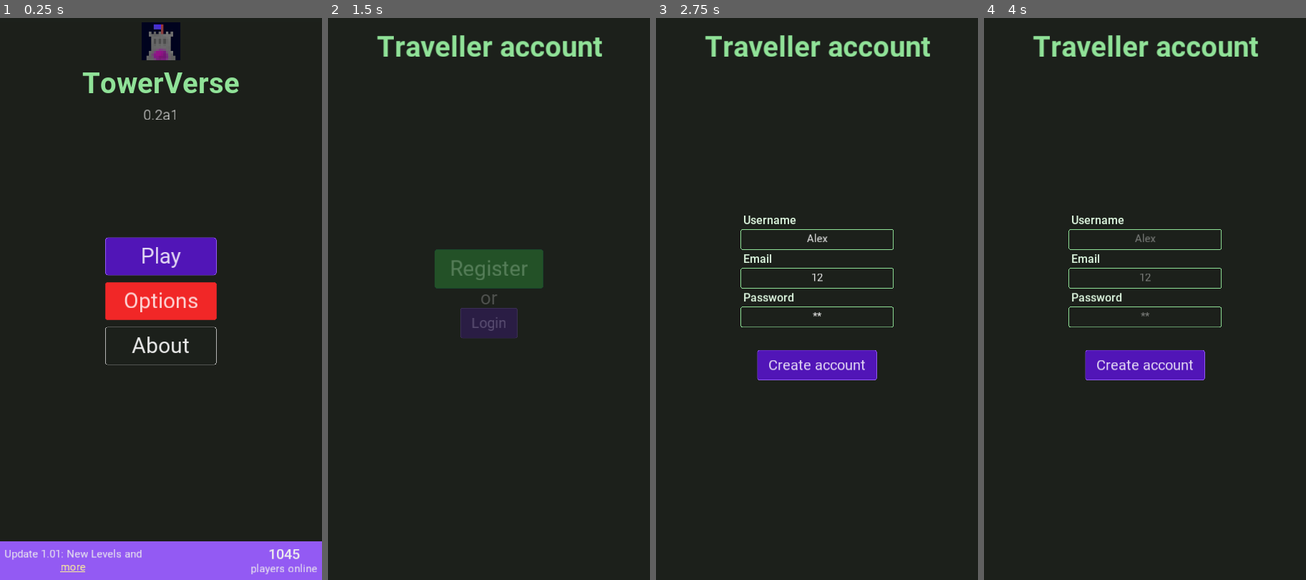
Above: before the commit, frames 1-4 (left to right).
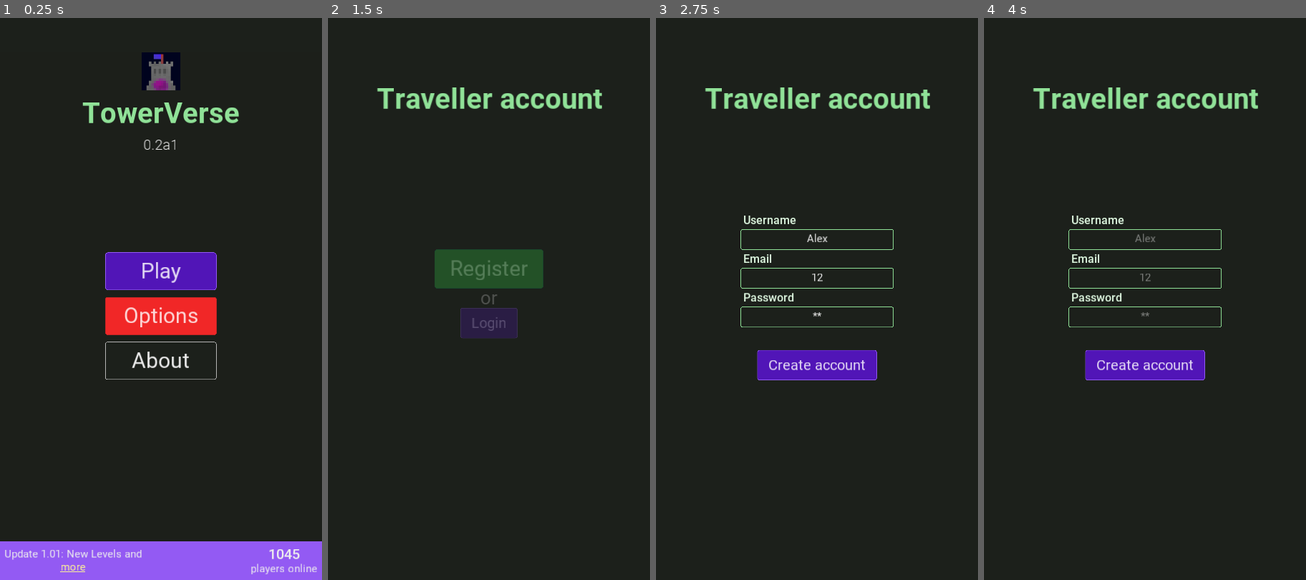
Above: after the commit, the same moments.

Repository: TowerVerse/towerverseandroid
Game: Godot game, scene res://assets/Scenes/StartMenu.tscn
The game is run twice, just before and just after one commit, with the same random seed, the same clock (stepped at 60 frames per second) and the same inputs.
Inputs (mouse positions are in pixels of both pictures, inside the frame that each line leads up to):
- Up to frame 1 (0.25 s): no input
- Up to frame 2 (1.5 s): click "Play" at 0.5 s; click "Register" at 1.25 s
- Up to frame 3 (2.75 s): click (817, 237) at 2.02 s; type "Alex" at 2.1 s; click (817, 276) at 2.25 s; type "12" at 2.33 s; click (817, 315) at 2.48 s; type "12" at 2.57 s
- Up to frame 4 (4 s): click "Create account" at 2.75 s; tap Enter at 3.5 s

The runs differ from the first frame. In frame 1, 7.5% of the frame differs, in the area x 25-75%, y 0-65%; in frame 2, 2.5%; in frame 3, 2.5%; in frame 4, 2.5%.

Commit message:
Change top margin and add Forgot password button

Diff:
--- /dev/null
+++ b/assets/Fonts/button3_font.tres
@@ -0,0 +1,9 @@
+[gd_resource type="DynamicFont" load_steps=2 format=2]
+
+[sub_resource type="DynamicFontData" id=1]
+font_path = "res://assets/Fonts/Roboto-Regular.ttf"
+
+[resource]
+size = 36
+use_filter = true
+font_data = SubResource( 1 )
--- a/assets/Scenes/Account.tscn
+++ b/assets/Scenes/Account.tscn
@@ -1,5 +1,6 @@
-[gd_scene load_steps=15 format=2]
-
+[gd_scene load_steps=16 format=2]
+
+[ext_resource path="res://assets/Fonts/button3_font.tres" type="DynamicFont" id=1]
 [ext_resource path="res://assets/Scripts/Account.gd" type="Script" id=2]
 [ext_resource path="res://assets/Fonts/button2_font.tres" type="DynamicFont" id=5]
 [ext_resource path="res://assets/Fonts/lineedit_font.tres" type="DynamicFont" id=6]
@@ -81,6 +82,9 @@
 anchor_right = 1.0
 anchor_bottom = 1.0
 script = ExtResource( 2 )
+__meta__ = {
+"_edit_use_anchors_": false
+}
 
 [node name="title_container" type="MarginContainer" parent="."]
 anchor_left = 0.5
@@ -88,20 +92,21 @@
 margin_left = -376.0
 margin_right = 376.0
 margin_bottom = 190.0
-custom_constants/margin_top = 76
+custom_constants/margin_top = 250
 __meta__ = {
 "_edit_use_anchors_": false
 }
 
 [node name="title_label" type="Label" parent="title_container"]
-margin_top = 76.0
+margin_top = 250.0
 margin_right = 752.0
-margin_bottom = 190.0
+margin_bottom = 364.0
 custom_fonts/font = SubResource( 2 )
 custom_colors/font_color = Color( 0.564706, 0.886275, 0.596078, 1 )
 text = "Traveller account"
 
 [node name="account_buttons_container" type="VBoxContainer" parent="."]
+visible = false
 anchor_left = 0.5
 anchor_top = 0.5
 anchor_right = 0.5
@@ -328,7 +333,6 @@
 }
 
 [node name="login_container" type="VBoxContainer" parent="."]
-visible = false
 anchor_left = 0.5
 anchor_top = 0.5
 anchor_right = 0.5
@@ -337,16 +341,20 @@
 margin_top = -365.5
 margin_right = 271.5
 margin_bottom = 365.5
-custom_constants/separation = 50
 alignment = 1
 __meta__ = {
 "_edit_use_anchors_": false
 }
 
-[node name="login_error_label" type="Label" parent="login_container"]
-margin_top = 126.0
-margin_right = 543.0
-margin_bottom = 155.0
+[node name="login_error_container" type="MarginContainer" parent="login_container"]
+margin_top = 73.0
+margin_right = 543.0
+margin_bottom = 134.0
+custom_constants/margin_bottom = 18
+
+[node name="label" type="Label" parent="login_container/login_error_container"]
+margin_right = 543.0
+margin_bottom = 43.0
 custom_fonts/font = ExtResource( 7 )
 custom_colors/font_color = Color( 0.980392, 0.305882, 0.305882, 1 )
 align = 1
@@ -358,14 +366,14 @@
 }
 
 [node name="line_edi_container" type="VBoxContainer" parent="login_container"]
-margin_top = 205.0
-margin_right = 543.0
-margin_bottom = 412.0
+margin_top = 142.0
+margin_right = 543.0
+margin_bottom = 389.0
 custom_constants/separation = 19
 
 [node name="login_email_label" type="Label" parent="login_container/line_edi_container"]
-margin_right = 88.0
-margin_bottom = 43.0
+margin_right = 100.0
+margin_bottom = 48.0
 size_flags_horizontal = 0
 size_flags_vertical = 0
 custom_styles/normal = SubResource( 7 )
@@ -378,9 +386,9 @@
 }
 
 [node name="login_email" type="LineEdit" parent="login_container/line_edi_container"]
-margin_top = 62.0
-margin_right = 543.0
-margin_bottom = 94.0
+margin_top = 67.0
+margin_right = 543.0
+margin_bottom = 114.0
 custom_styles/read_only = SubResource( 8 )
 custom_styles/focus = SubResource( 8 )
 custom_styles/normal = SubResource( 8 )
@@ -395,9 +403,9 @@
 caret_blink_speed = 0.5
 
 [node name="login_password_label" type="Label" parent="login_container/line_edi_container"]
-margin_top = 113.0
-margin_right = 161.0
-margin_bottom = 156.0
+margin_top = 133.0
+margin_right = 180.0
+margin_bottom = 181.0
 size_flags_horizontal = 0
 size_flags_vertical = 0
 custom_styles/normal = SubResource( 7 )
@@ -410,9 +418,9 @@
 }
 
 [node name="login_password" type="LineEdit" parent="login_container/line_edi_container"]
-margin_top = 175.0
-margin_right = 543.0
-margin_bottom = 207.0
+margin_top = 200.0
+margin_right = 543.0
+margin_bottom = 247.0
 custom_styles/read_only = SubResource( 8 )
 custom_styles/focus = SubResource( 8 )
 custom_styles/normal = SubResource( 8 )
@@ -427,17 +435,36 @@
 caret_blink = true
 caret_blink_speed = 0.5
 
+[node name="reset_button_container" type="MarginContainer" parent="login_container"]
+margin_left = 285.0
+margin_top = 397.0
+margin_right = 543.0
+margin_bottom = 458.0
+size_flags_horizontal = 8
+custom_constants/margin_top = 18
+
+[node name="button" type="LinkButton" parent="login_container/reset_button_container"]
+margin_top = 18.0
+margin_right = 258.0
+margin_bottom = 61.0
+custom_fonts/font = ExtResource( 1 )
+custom_colors/font_color = Color( 0.313726, 0.47451, 0.882353, 1 )
+custom_colors/font_color_hover = Color( 0.313726, 0.47451, 0.882353, 1 )
+custom_colors/font_color_pressed = Color( 0.760784, 0.827451, 1, 1 )
+custom_constants/underline_spacing = 10
+text = "Reset password"
+
 [node name="login_button_container" type="MarginContainer" parent="login_container"]
-margin_top = 462.0
-margin_right = 543.0
-margin_bottom = 604.0
-custom_constants/margin_top = 95
+margin_top = 466.0
+margin_right = 543.0
+margin_bottom = 657.0
+custom_constants/margin_top = 130
 
 [node name="button" type="Button" parent="login_container/login_button_container"]
 margin_left = 91.0
-margin_top = 95.0
+margin_top = 130.0
 margin_right = 451.0
-margin_bottom = 156.0
+margin_bottom = 191.0
 focus_mode = 0
 size_flags_horizontal = 4
 custom_styles/hover = SubResource( 6 )
--- a/assets/Scenes/StartMenu.tscn
+++ b/assets/Scenes/StartMenu.tscn
@@ -127,7 +127,7 @@
 [node name="StartMenu" type="MarginContainer"]
 anchor_right = 1.0
 anchor_bottom = 1.0
-custom_constants/margin_top = 50
+custom_constants/margin_top = 150
 script = ExtResource( 3 )
 __meta__ = {
 "_edit_use_anchors_": false
@@ -135,7 +135,7 @@
 
 [node name="startmenu_bg" type="Panel" parent="."]
 show_behind_parent = true
-margin_top = 50.0
+margin_top = 150.0
 margin_right = 1080.0
 margin_bottom = 1920.0
 custom_styles/panel = SubResource( 3 )
@@ -145,9 +145,9 @@
 
 [node name="logo_container" type="VBoxContainer" parent="."]
 margin_left = 279.0
-margin_top = 50.0
+margin_top = 150.0
 margin_right = 801.0
-margin_bottom = 389.0
+margin_bottom = 489.0
 size_flags_horizontal = 4
 size_flags_vertical = 0
 size_flags_stretch_ratio = 0.0
@@ -183,9 +183,9 @@
 
 [node name="button_container" type="VBoxContainer" parent="."]
 margin_left = 413.0
-margin_top = 791.0
+margin_top = 841.0
 margin_right = 666.0
-margin_bottom = 1178.0
+margin_bottom = 1228.0
 size_flags_horizontal = 4
 size_flags_vertical = 4
 custom_constants/separation = 60
--- a/assets/Scripts/Account.gd
+++ b/assets/Scripts/Account.gd
@@ -15,7 +15,7 @@
 onready var register_button = get_node('register_container/register_button_container/button')
 
 onready var login_container = get_node('login_container')
-onready var login_error_label = get_node('login_container/login_error_label')
+onready var login_error_label = get_node("login_container/login_error_container/label")
 onready var login_email = get_node("login_container/line_edi_container/login_email")
 onready var login_password = get_node("login_container/line_edi_container/login_password")
 onready var login_button = get_node("login_container/login_button_container/button")
